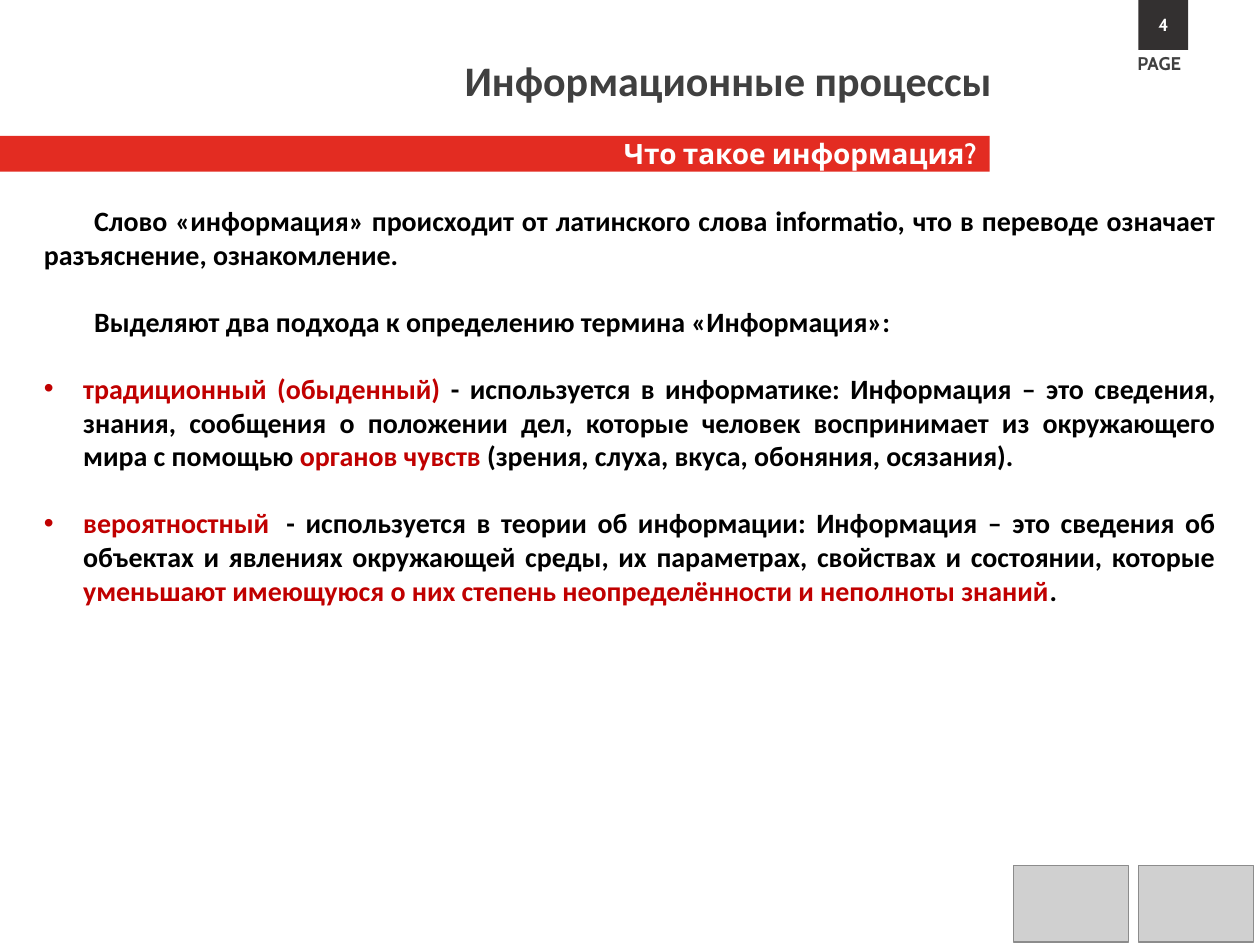
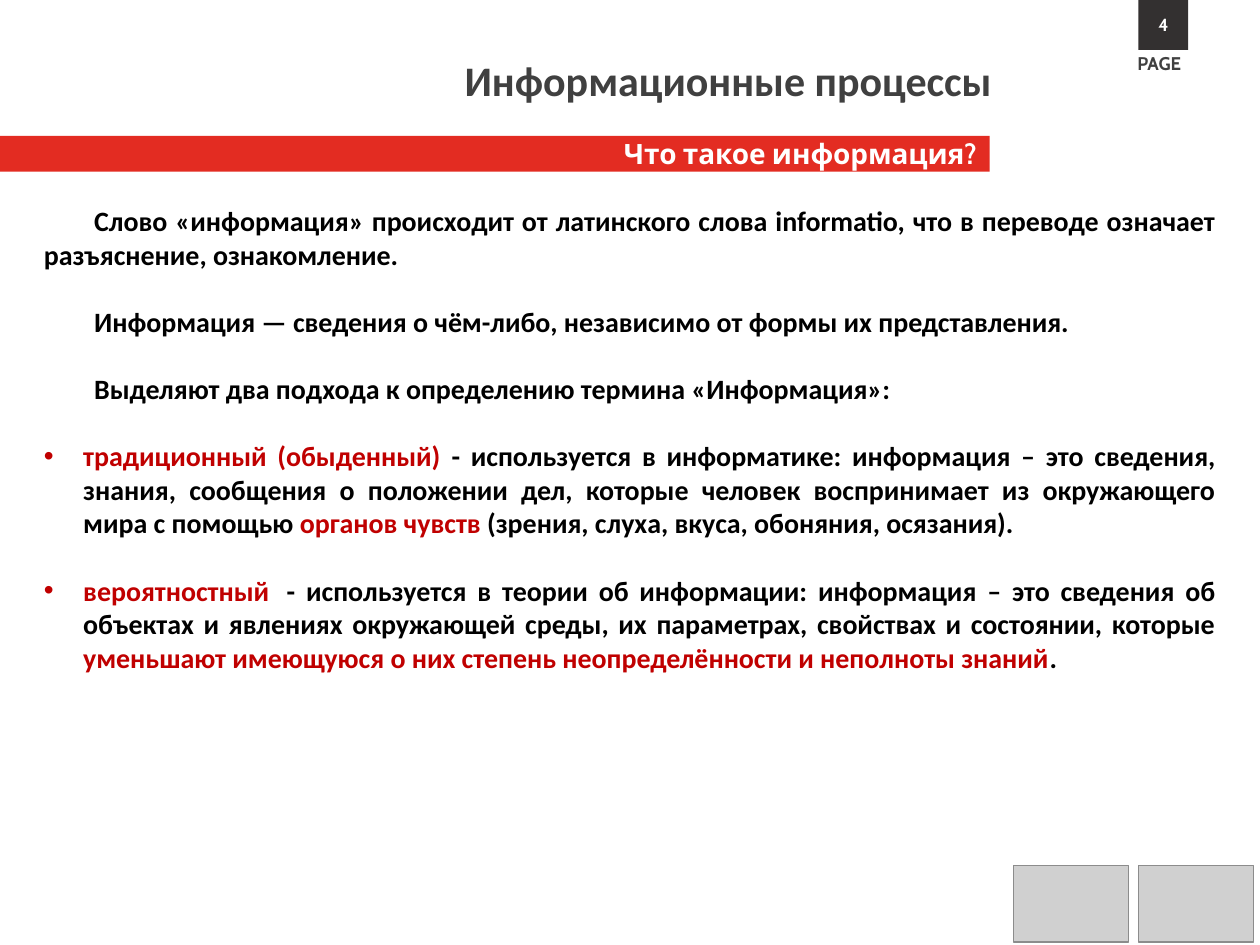
Before and after one commit to s1211001142/computer_science_course, a slide deck: slide 4 of Lectures/Л1.Информационные процессы.pptx. Drawn at 1260x945 pixels with LibreOffice and Linux fonts; fonts in the diff are those of the drawing; grey boxes stand for pictures; background and template pictures are left out. Boxes give left, top, right and bottom in pixels: in the first picture for what was removed or moved away, otherwise in the second. Text is boxed around its words. In the diff, an @@ line names an element or a change of style, - is before the commit and + after.

```diff
--- a/Lectures/Л1.Информационные процессы.pptx
+++ b/Lectures/Л1.Информационные процессы.pptx
@@ text at box(94, 312, 1068, 337): paragraph added @@
+Информация — сведения о чём-либо, независимо от формы их представления.
@@ text at box(83, 445, 1215, 673): text changed @@
-• традиционный (обыденный) - используется в информатике: Информация – это сведения, знания, сообщения о положении дел, которые человек воспринимает из окружающего мира с помощью органов чувств (зрения, слуха, вкуса, обоняния, осязания).
-• вероятностный - используется в теории об информации: Информация – это сведения об объектах и явлениях окружающей среды, их параметрах, свойствах и состоянии, которые уменьшают имеющуюся о них степень неопределённости и неполноты знаний.
+• традиционный (обыденный) - используется в информатике: информация – это сведения, знания, сообщения о положении дел, которые человек воспринимает из окружающего мира с помощью органов чувств (зрения, слуха, вкуса, обоняния, осязания).
+• вероятностный - используется в теории об информации: информация – это сведения об объектах и явлениях окружающей среды, их параметрах, свойствах и состоянии, которые уменьшают имеющуюся о них степень неопределённости и неполноты знаний.
```
Also in this commit, not shown: 36 other slides changed, 1 slide removed.
